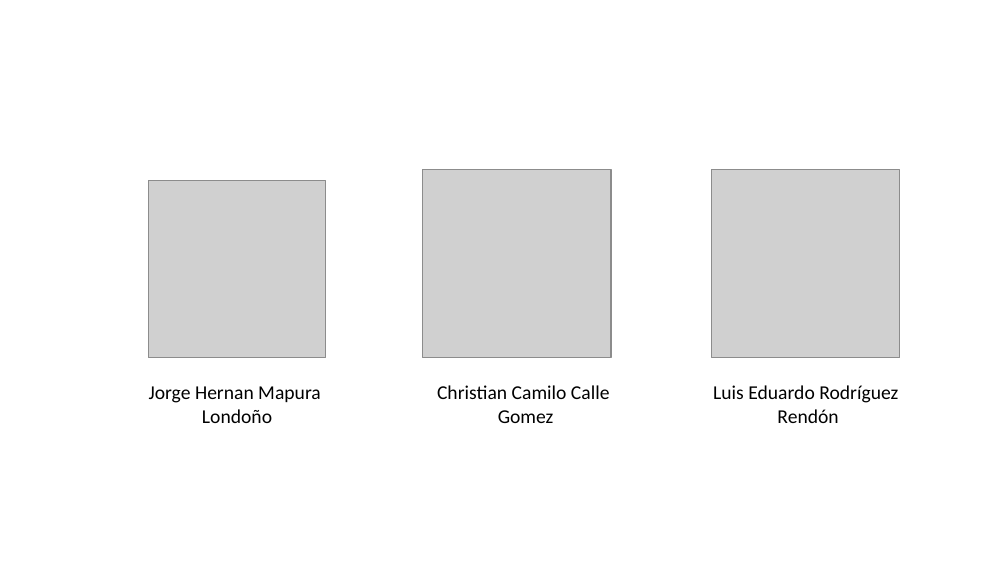
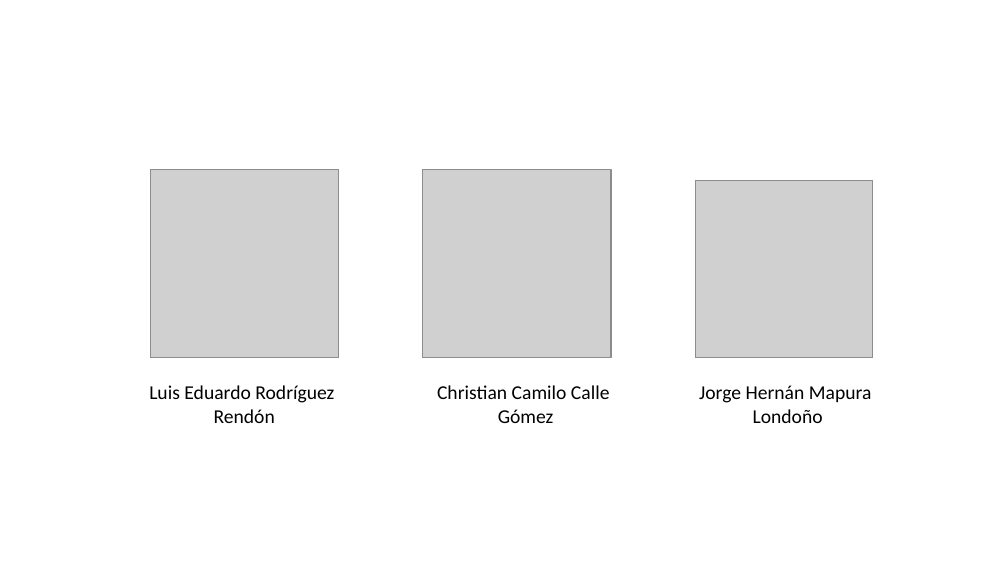
Before and after one commit to CG787/DATA_FILTER, a slide deck: slide 3 of Carpeta Documentos/GC-F-004_Formato_Plantilla_Presentación_Power_Point_V.06.pptx. Drawn at 1008x567 pixels with LibreOffice and Linux fonts; fonts in the diff are those of the drawing; grey boxes stand for pictures; background and template pictures are left out. Boxes give left, top, right and bottom in pixels: in the first picture for what was removed or moved away, otherwise in the second. Text is boxed around its words. In the diff, an @@ line names an element or a change of style, - is before the commit and + after.

```diff
--- a/Carpeta Documentos/GC-F-004_Formato_Plantilla_Presentación_Power_Point_V.06.pptx
+++ b/Carpeta Documentos/GC-F-004_Formato_Plantilla_Presentación_Power_Point_V.06.pptx
@@ picture: place and size @@
-picture at (712, 169, 900, 358)
+picture at (150, 169, 339, 358)
@@ picture: place and size @@
-picture at (148, 180, 326, 358)
+picture at (696, 180, 873, 358)
@@ text "Luis Eduardo Rodríguez": place and size @@
-text "Luis Eduardo Rodríguez" at (713, 385, 898, 423)
+text "Luis Eduardo Rodríguez" at (149, 385, 334, 423)
@@ text "Jorge Hernán Mapura": place and size @@
-text "Jorge Hernán Mapura" at (149, 386, 321, 423)
+text "Jorge Hernán Mapura" at (699, 385, 872, 423)
@@ text at (699, 385, 872, 403): text changed @@
-Jorge Hernan Mapura
+Jorge Hernán Mapura
@@ text at (498, 409, 554, 423): text changed @@
-Gomez
+Gómez
```
Also in this commit, not shown: 5 other slides changed, 1 slide added, 2 other files.
